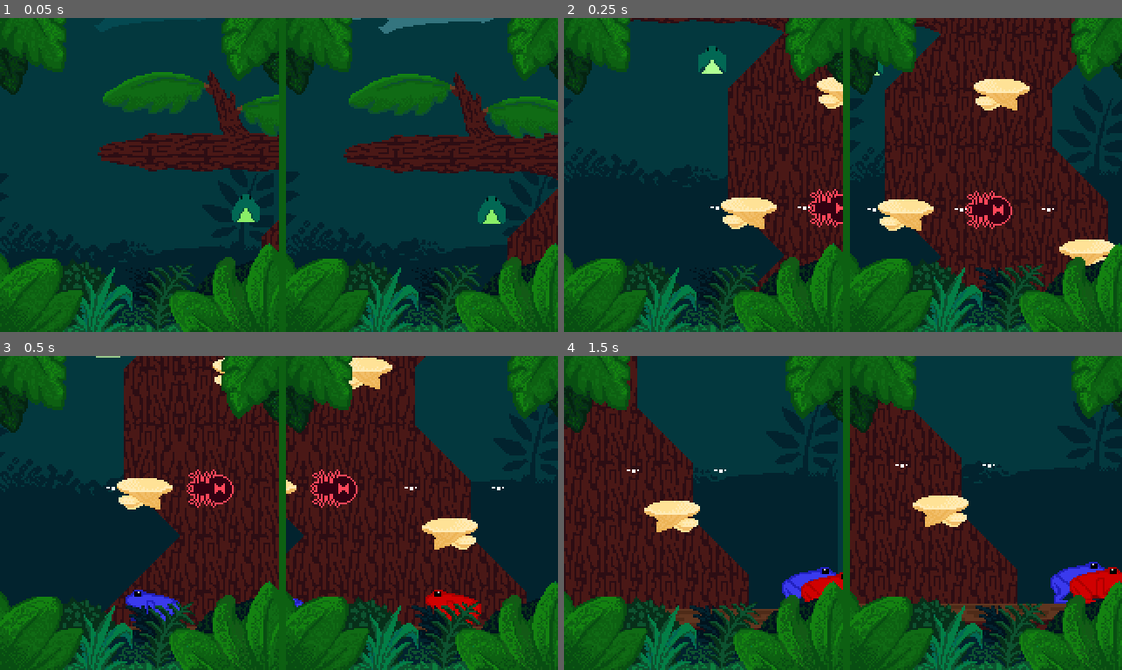
Above: before the commit, frames 1-4 (two rows, left to right).
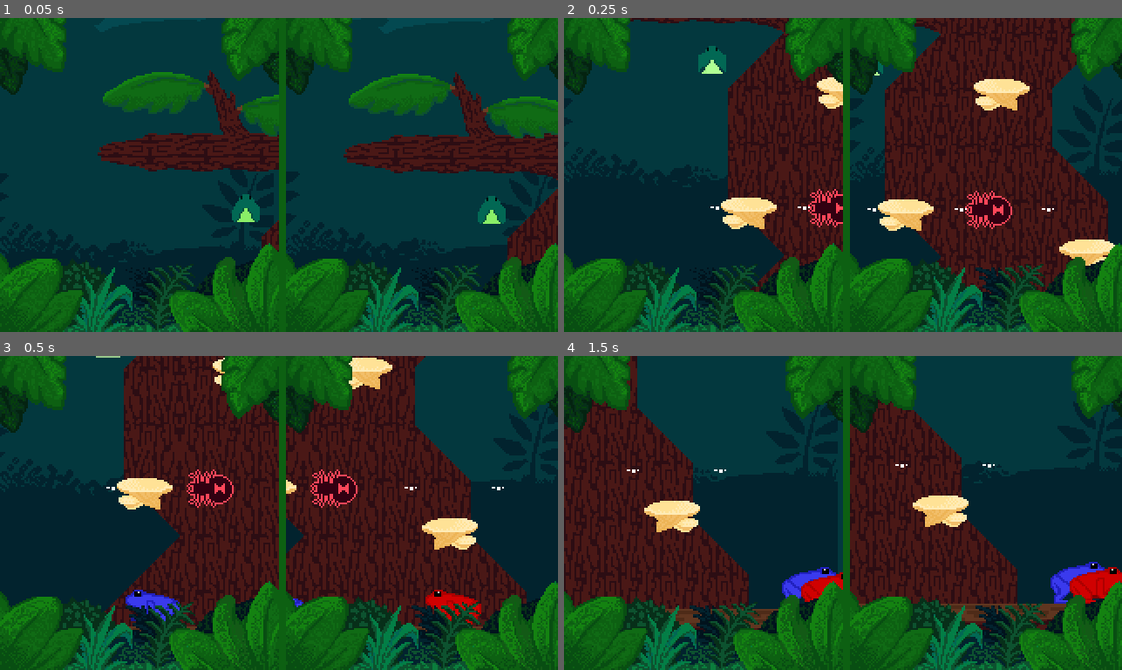
Above: after the commit, the same moments.

Repository: shrubino/CSP_LocalMult
Game: Godot game, scene res://Scenes/main.tscn
The game is run twice, just before and just after one commit, with the same random seed, the same clock (stepped at 60 frames per second) and the same inputs.
Inputs:
- Up to frame 1 (0.05 s): no input
- Up to frame 2 (0.25 s): no input
- Up to frame 3 (0.5 s): no input
- Up to frame 4 (1.5 s): hold D (D) 0.53-1.28 s; hold Right (Right) from 0.53 s (still down); tap C (C) at 0.6 s; tap Up (Up) at 0.77 s; tap D (D) at 1.35 s

The runs differ from the first frame. In frame 1, 0.4% of the frame differs, in the area x 63-89%, y 0-5%; in frame 2, nothing differs; in frame 3, nothing differs; in frame 4, nothing differs.

Commit message:
FIXED PARALAX

Diff:
--- a/local-multiplayer-game/Scenes/main.tscn
+++ b/local-multiplayer-game/Scenes/main.tscn
@@ -40,10 +40,8 @@
 layer = -1
 follow_viewport_enabled = true
 
-[node name="ParallaxLayer" type="Parallax2D" parent="HBoxContainer/LeftViewportContainer/LeftSubViewport/ParallaxCLayer"]
-scroll_scale = Vector2(0, 0.5)
-repeat_size = Vector2(0, 918)
-repeat_times = 5
+[node name="ParallaxLayer" type="Sprite2D" parent="HBoxContainer/LeftViewportContainer/LeftSubViewport/ParallaxCLayer"]
+position = Vector2(-1, 95)
 
 [node name="Sprite2D" type="Sprite2D" parent="HBoxContainer/LeftViewportContainer/LeftSubViewport/ParallaxCLayer/ParallaxLayer"]
 position = Vector2(81, -246)
@@ -51,7 +49,7 @@
 
 [node name="ParallaxLayer2" type="Parallax2D" parent="HBoxContainer/LeftViewportContainer/LeftSubViewport/ParallaxCLayer"]
 scroll_scale = Vector2(0, 0.15)
-scroll_offset = Vector2(-1, -11)
+scroll_offset = Vector2(-1, 83)
 
 [node name="Sprite2D" type="Sprite2D" parent="HBoxContainer/LeftViewportContainer/LeftSubViewport/ParallaxCLayer/ParallaxLayer2"]
 position = Vector2(81, -260)
@@ -59,7 +57,7 @@
 
 [node name="ParallaxLayer3" type="Parallax2D" parent="HBoxContainer/LeftViewportContainer/LeftSubViewport/ParallaxCLayer"]
 scroll_scale = Vector2(0, 0.2)
-scroll_offset = Vector2(-1, -17)
+scroll_offset = Vector2(-1, 35)
 
 [node name="Sprite2D" type="Sprite2D" parent="HBoxContainer/LeftViewportContainer/LeftSubViewport/ParallaxCLayer/ParallaxLayer3"]
 position = Vector2(81, -260)
@@ -67,7 +65,7 @@
 
 [node name="ParallaxLayer4" type="Parallax2D" parent="HBoxContainer/LeftViewportContainer/LeftSubViewport/ParallaxCLayer"]
 scroll_scale = Vector2(0, 0.35)
-scroll_offset = Vector2(-1, -28)
+scroll_offset = Vector2(-1, -10)
 
 [node name="Sprite2D" type="Sprite2D" parent="HBoxContainer/LeftViewportContainer/LeftSubViewport/ParallaxCLayer/ParallaxLayer4"]
 position = Vector2(81, -238)
@@ -179,12 +177,8 @@
 layer = -1
 follow_viewport_enabled = true
 
-[node name="ParallaxLayer" type="Parallax2D" parent="HBoxContainer/RightViewportContainer/RightSubViewport/ParallaxCLayer"]
-scroll_scale = Vector2(0, 1)
-scroll_offset = Vector2(-1, 0)
-repeat_size = Vector2(0, 918)
-repeat_times = 5
-follow_viewport = false
+[node name="ParallaxLayer" type="Sprite2D" parent="HBoxContainer/RightViewportContainer/RightSubViewport/ParallaxCLayer"]
+position = Vector2(-1, 93)
 
 [node name="Sprite2D" type="Sprite2D" parent="HBoxContainer/RightViewportContainer/RightSubViewport/ParallaxCLayer/ParallaxLayer"]
 position = Vector2(81, -260)
@@ -192,11 +186,11 @@
 
 [node name="ParallaxLayer2" type="Parallax2D" parent="HBoxContainer/RightViewportContainer/RightSubViewport/ParallaxCLayer"]
 scroll_scale = Vector2(0, 0.15)
-scroll_offset = Vector2(-1, 0)
+scroll_offset = Vector2(-1, 50)
 follow_viewport = false
 
 [node name="Sprite2D" type="Sprite2D" parent="HBoxContainer/RightViewportContainer/RightSubViewport/ParallaxCLayer/ParallaxLayer2"]
-position = Vector2(81, -260)
+position = Vector2(81, -238)
 texture = ExtResource("3_ynf5e")
 
 [node name="ParallaxLayer3" type="Parallax2D" parent="HBoxContainer/RightViewportContainer/RightSubViewport/ParallaxCLayer"]
@@ -205,11 +199,10 @@
 follow_viewport = false
 
 [node name="Sprite2D" type="Sprite2D" parent="HBoxContainer/RightViewportContainer/RightSubViewport/ParallaxCLayer/ParallaxLayer3"]
-position = Vector2(81, -260)
+position = Vector2(81, -220)
 texture = ExtResource("4_hptm8")
 
 [node name="ParallaxLayer4" type="Parallax2D" parent="HBoxContainer/RightViewportContainer/RightSubViewport/ParallaxCLayer"]
-visible = false
 scroll_scale = Vector2(0, 0.35)
 scroll_offset = Vector2(-1, 0)
 follow_viewport = false
